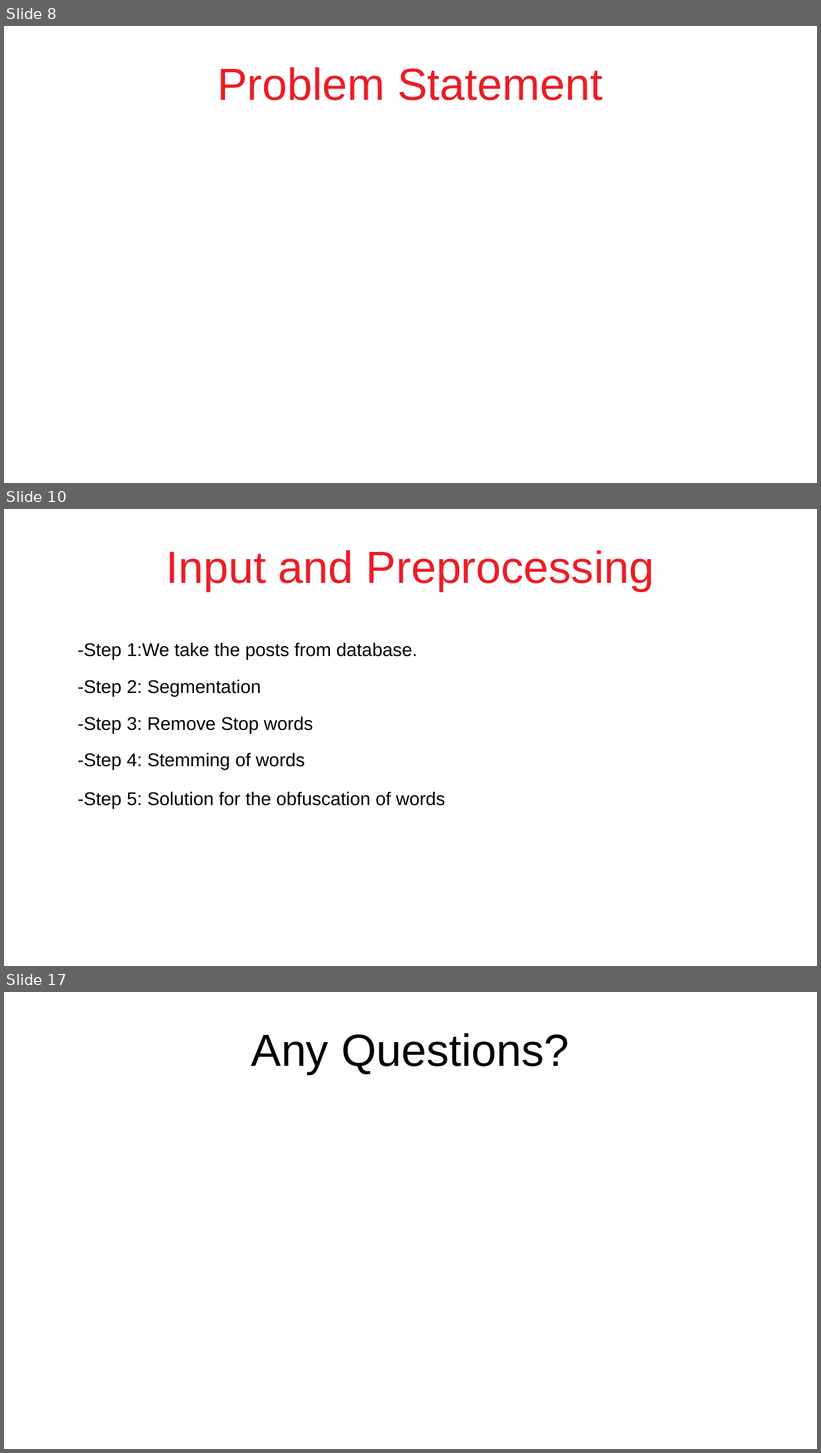
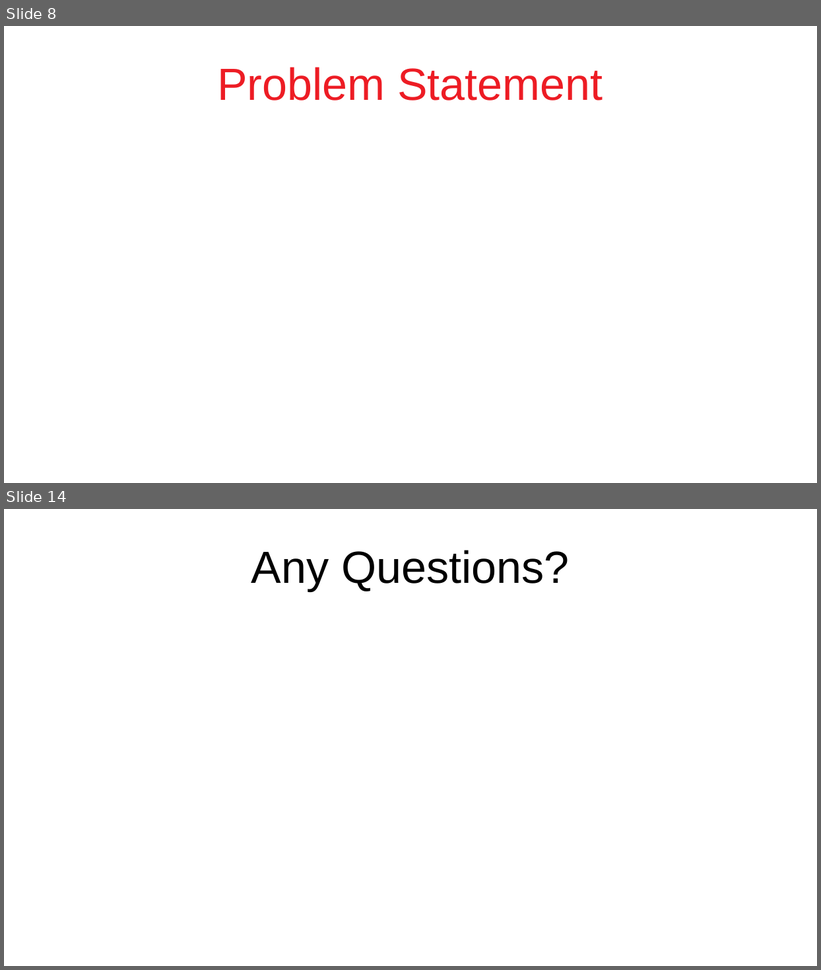
Before and after one commit to DevJohnIbrahim/SSM-GP, a slide deck: Graduation Proposal/Cyberbullypresentation.pptx. Shown one above the other, each under a label of ours: slides 8, 10 and 17 before the commit, slides 8 and 14 after it; the slides between them are not shown. The pictures are 821x1453 and 821x970 pixels, drawn with LibreOffice and Linux fonts; fonts in the diff are those of the drawing. Boxes give left, top, right and bottom in pixels: in the first picture for what was removed or moved away, otherwise in the second. Text is boxed around its words. In the diff, an @@ line names an element or a change of style, - is before the commit and + after.

```diff
--- a/Graduation Proposal/Cyberbullypresentation.pptx
+++ b/Graduation Proposal/Cyberbullypresentation.pptx
@@ slide 10 removed at <box>4,509,817,966</box>, background #FFFFFF @@
@@ text removed at <box>166,550,654,591</box> @@
-Input and Preprocessing
@@ text removed at <box>78,642,418,659</box> @@
--Step 1:We take the posts from database.
@@ text removed at <box>78,679,261,696</box> @@
--Step 2: Segmentation
@@ text removed at <box>78,716,313,733</box> @@
--Step 3: Remove Stop words
@@ text removed at <box>78,753,305,770</box> @@
--Step 4: Stemming of words
@@ text removed at <box>78,791,445,809</box> @@
--Step 5: Solution for the obfuscation of words
@@ what was slide 17 is now slide 14 @@
```
Also in this commit, not shown: 6 slides added, 8 other slides removed, 1 other file.
